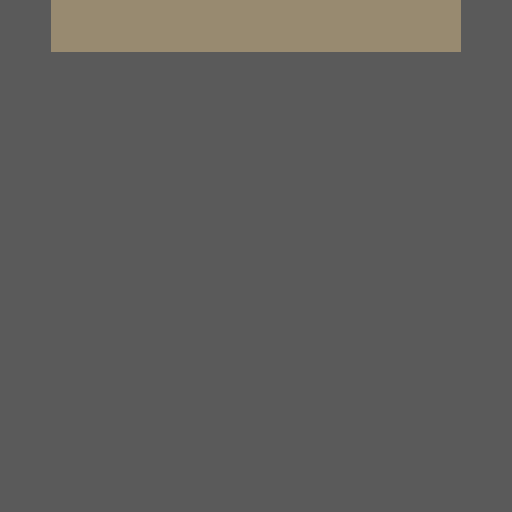
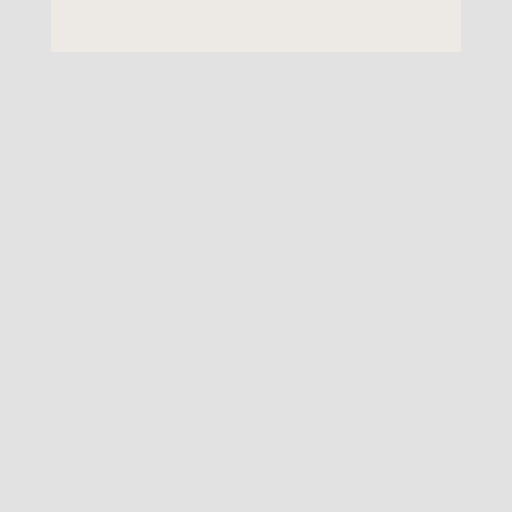
Layer changes from the first 512x512 image to the second:
pixels changed over [left=0, top=0, right=512, bottom=512] (layer not identified)
